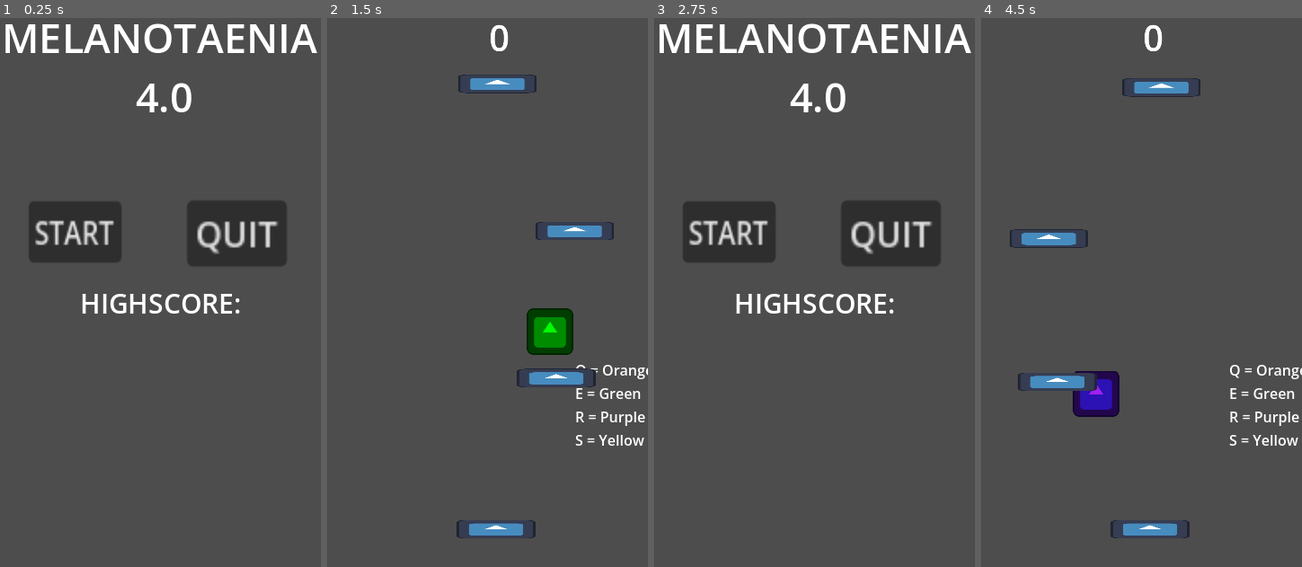
Above: before the commit, frames 1-4 (left to right).
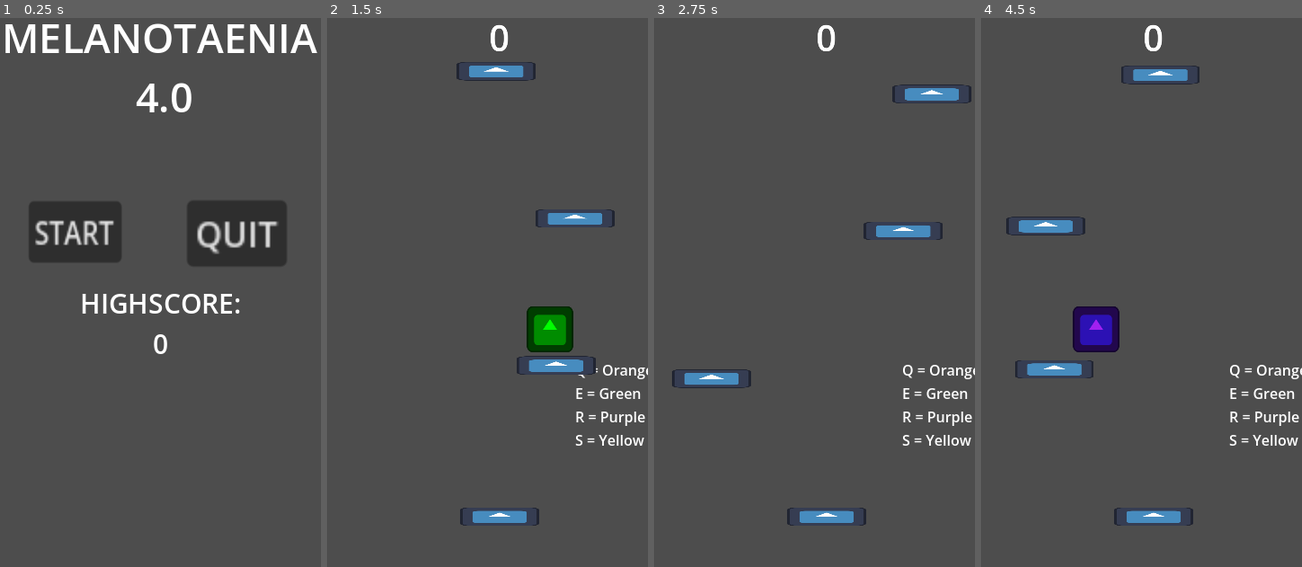
Above: after the commit, the same moments.

Repository: Abbby1007/Melanotaenia-4.0
Game: Godot game, scene res://title_screen.tscn
Two runs of this game, one before a commit and one after it. Both use one fixed random seed, a clock stepped at 60 frames per second and the inputs below. The engine's default icon, where the game draws it, is replaced by a stand-in: a white triangle on a blue panel in a dark square.
Inputs (mouse positions are in pixels of both pictures, inside the frame that each line leads up to):
- Up to frame 1 (0.25 s): no input
- Up to frame 2 (1.5 s): click "START" at 0.5 s; tap Enter at 1.25 s; move the mouse to (558, 265) at 1.27 s; hold Right (move_right) from 1.28 s (still down); tap E (green) at 1.35 s; click (558, 265) at 1.42 s
- Up to frame 3 (2.75 s): keep holding Right (move_right); tap Space (Jump) at 1.52, 2.27 s; move the mouse to (747, 319) at 2.02 s; tap Q (orange) at 2.1 s
- Up to frame 4 (4.5 s): release Right (move_right) at 2.75 s; click (1054, 232) at 2.75 s, where only the run before the commit has a clickable "START"; click (1054, 232) at 3.5 s, where only the run after the commit has a clickable "START"; move the mouse to (1173, 166) at 4.27 s; hold Left (move_left) from 4.28 s (still down); tap R (purple) at 4.35 s

The runs differ from the first frame. In frame 1, less than 0.1% of the frame differs, in the area x 47-53%, y 57-62%; in frame 2, 3.8%; in frame 3, 12%, in the area x 1-100%, y 0-93%; in frame 4, 5.7%.

Commit message:
Highscore mehcanic update

Diff:
--- a/Levels/tutorial.gd
+++ b/Levels/tutorial.gd
@@ -9,7 +9,7 @@
 @onready var score_label := $camera/score as Label
 @onready var camera_start_position = $camera.position.y
 
-var score = 0
+var score := 0
 
 @export var platform_scene: PackedScene
 #45 - 357
@@ -17,7 +17,7 @@
 	for items in amount:
 		platform_initial_position_y -= randf_range(150,170)
 		var new_platform = platform_scene.instantiate() as StaticBody2D
-		new_platform.position = Vector2(randf_range(45,320),platform_initial_position_y)
+		new_platform.position = Vector2(randf_range(41,321),platform_initial_position_y)
 		platform_container.call_deferred("add_child",new_platform)
 	print(amount)
 
@@ -34,6 +34,8 @@
 func delete_object(obstacle):
 	if obstacle.name == "Player":
 		print("Player fell")
+		if score > Global.highscore:
+			Global.highscore = score
 		get_tree().change_scene_to_file("res://title_screen.tscn")
 		#This is where the death screen will pop up
 	else:
--- a/Levels/tutorial.tscn
+++ b/Levels/tutorial.tscn
@@ -27,7 +27,7 @@
 [node name="platform_container" type="Node2D" parent="." unique_id=901247753]
 
 [node name="killPlatform" parent="platform_container" unique_id=201136178 instance=ExtResource("6_mscth")]
-position = Vector2(191.00002, 583)
+position = Vector2(195, 569)
 
 [node name="camera" type="Camera2D" parent="." unique_id=839100496]
 position = Vector2(180, 320)
--- /dev/null
+++ b/global.gd
@@ -0,0 +1,13 @@
+extends Node
+
+var highscore := 0
+
+
+# Called when the node enters the scene tree for the first time.
+func _ready() -> void:
+	pass # Replace with function body.
+
+
+# Called every frame. 'delta' is the elapsed time since the previous frame.
+func _process(delta: float) -> void:
+	pass
--- a/project.godot
+++ b/project.godot
@@ -14,6 +14,10 @@
 run/main_scene="uid://dvtbpun2d53aq"
 config/features=PackedStringArray("4.6", "Forward Plus")
 config/icon="res://icon.svg"
+
+[autoload]
+
+Global="*uid://33m11bttiknv"
 
 [display]
 
--- a/title_screen.gd
+++ b/title_screen.gd
@@ -1,9 +1,10 @@
 extends Control
-
+#WILL NEED TO FIX THE SCRIPT AND POSITIONING OF EVERYTHING LATER
+@onready var highscore := $highscore as Label
 
 # Called when the node enters the scene tree for the first time.
 func _ready() -> void:
-	pass # Replace with function body.
+	highscore.text = "HIGHSCORE:\n" + str(Global.highscore)
 
 
 # Called every frame. 'delta' is the elapsed time since the previous frame.
Not shown, added: global.gd.uid
